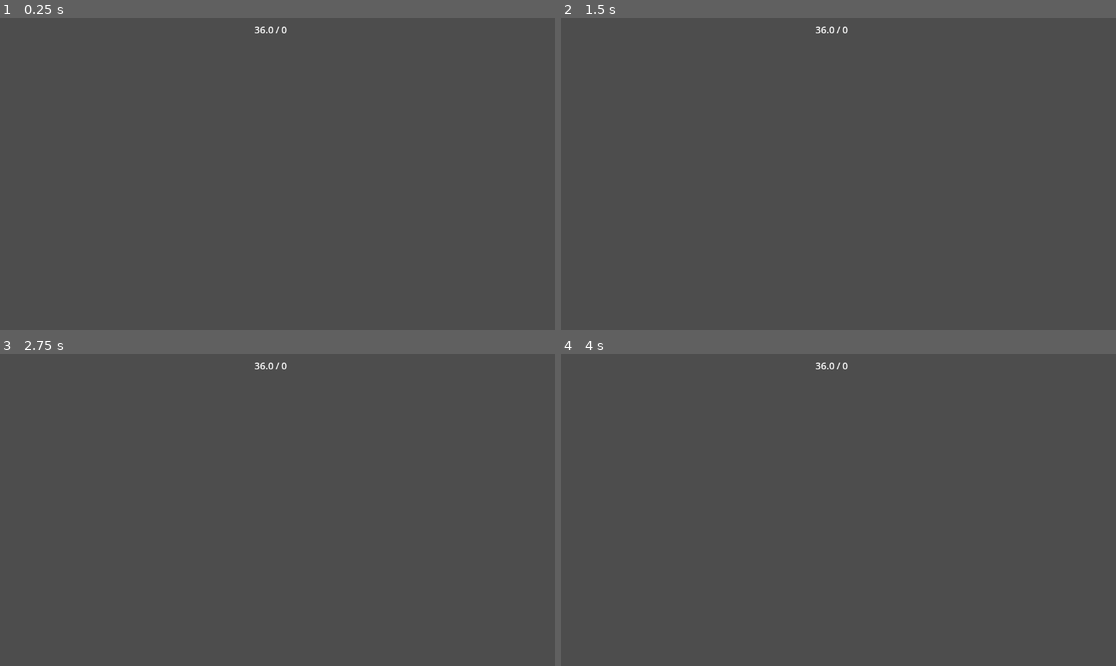
Above: before the commit, frames 1-4 (two rows, left to right).
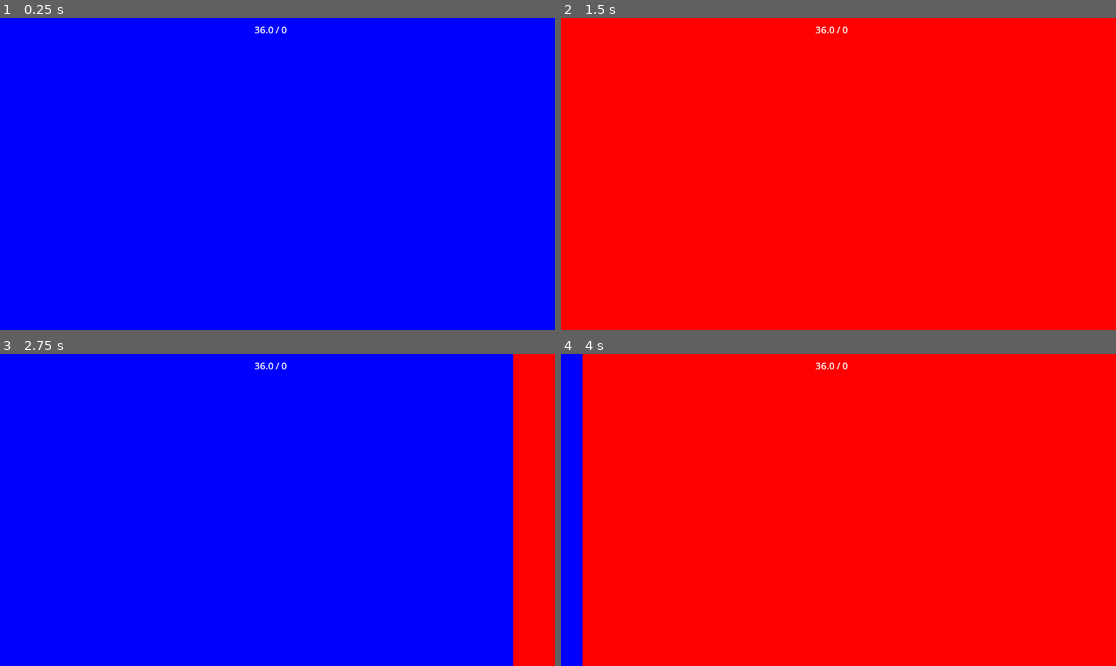
Above: after the commit, the same moments.

Repository: iceknith/Organ-Gambler-Full
Game: Godot game, scene res://src/game_scenes/main/main.tscn
Same seed, same stepped clock (60 frames per second), same inputs: the game is played once before the commit and once after it.
Inputs (mouse positions are in pixels of both pictures, inside the frame that each line leads up to):
- Up to frame 1 (0.25 s): no input
- Up to frame 2 (1.5 s): tap Enter (ui_accept) at 0.5, 0.6, 0.77, 1.07 s; move the mouse to (960, 158) at 0.52 s; hold D 0.53-1.25 s; click (960, 158) at 0.67 s; drag from (727, 189) to (810, 236) at 1.27 s
- Up to frame 3 (2.75 s): tap Enter (ui_accept) at 2, 2.3 s; move the mouse to (333, 441) at 2.02 s; hold D from 2.03 s (still down); tap Ctrl at 2.1 s
- Up to frame 4 (4 s): release D at 2.75 s; drag from (810, 572) to (672, 463) at 2.77 s; tap Enter (ui_accept) at 3.5, 3.77, 3.8 s; move the mouse to (1005, 556) at 3.52 s; hold Left from 3.53 s (still down); tap Y at 3.6 s

The runs differ from the first frame. In frame 1, 100% of the frame differs, in the area x 0-100%, y 0-100%; in frame 2, 100%; in frame 3, 100%; in frame 4, 100%.

Commit message:
implemented transition system

Diff:
--- /dev/null
+++ b/src/game_scenes/main/SceneTransitions/genericSceneTransition.gd
@@ -0,0 +1,20 @@
+class_name GenericSceneTransition extends SceneTransition
+
+@export var attribute:String
+@export var start_value:Variant
+@export var end_value:Variant
+
+func get_property() -> String:
+	return "position"
+
+func start_val() -> Variant:
+	return start_value
+
+func end_val() -> Variant:
+	return end_value
+
+func active_scene_start_val() -> Variant:
+	return start_value
+
+func active_scene_end_val() -> Variant:
+	return end_value
--- /dev/null
+++ b/src/game_scenes/main/SceneTransitions/movementSceneTransition.gd
@@ -0,0 +1,20 @@
+class_name MovementSceneTransition extends SceneTransition
+
+@export var transition_direction:Vector2
+
+func get_property() -> String:
+	return "position"
+
+func start_val() -> Variant:
+	var visibleRect:Rect2 = Main.main.get_viewport().get_visible_rect()
+	return visibleRect.size * transition_direction
+
+func end_val() -> Variant:
+	return Vector2.ZERO
+
+func active_scene_start_val() -> Variant:
+	return Vector2.ZERO
+
+func active_scene_end_val() -> Variant:
+	var visibleRect:Rect2 = Main.main.get_viewport().get_visible_rect()
+	return visibleRect.size *  (-transition_direction)
--- a/src/game_scenes/main/SceneTransitions/sceneTransitions.gd
+++ b/src/game_scenes/main/SceneTransitions/sceneTransitions.gd
@@ -1,4 +1,4 @@
-class_name SceneTransition extends Resource
+@abstract class_name SceneTransition extends Resource
 
 enum TransitionTypes {
 	OVERLAY,
@@ -7,9 +7,23 @@
 
 @export var scene:PackedScene
 @export var type:TransitionTypes
-@export var disable_previous_node_process:bool
 @export_category("Transition")
 @export var transition_ease:Tween.EaseType = Tween.EASE_IN_OUT
 @export var transition_type:Tween.TransitionType = Tween.TRANS_CIRC
 @export var transition_duration:float
-@export var transition_direction:Vector2
+@export_category("Invert Transition")
+@export var invert_transition_ease:Tween.EaseType = Tween.EASE_IN_OUT
+@export var invert_transition_type:Tween.TransitionType = Tween.TRANS_CIRC
+@export var invert_transition_duration:float
+
+# Functions
+@abstract func get_property() -> String
+@abstract func start_val() -> Variant
+@abstract func end_val() -> Variant
+@abstract func active_scene_start_val() -> Variant
+@abstract func active_scene_end_val() -> Variant
+
+func invert_start_val() -> Variant: return end_val()
+func invert_end_val() -> Variant: return start_val()
+func invert_active_scene_start_val() -> Variant: return active_scene_end_val()
+func invert_active_scene_end_val() -> Variant: return active_scene_start_val()
--- a/src/game_scenes/main/main.gd
+++ b/src/game_scenes/main/main.gd
@@ -3,14 +3,16 @@
 
 static var main:Main = null:
 	get():
-		if main == null: push_error("Main not instantiated !")
 		return main
-	set(new_main): return # Delete the set
+	set(new_main):
+		if main: return
+		else: main = new_main
 
 @export var scenes:Dictionary[String, SceneTransition]
 @export var firstScene:String
 var sceneHistory:Array[String]
 var tween:Tween
+var can_transition:bool = true
 
 # Initialization functions
 func _ready() -> void:
@@ -26,18 +28,105 @@
 
 		# If the scene is not the first, hide it
 		if sceneName != firstScene:
-			if (scene as Control) or (scene as Node2D) or (scene as Node3D):
-				scene.hide()
-			scene.process_mode = Node.PROCESS_MODE_DISABLED
+			hide(scene)
 
 		$GameScenes.add_child(scene)
-
+	# Add the first scene to the scene history
+	sceneHistory.append(firstScene)
 
 # Scene switching functions
 func switch_to_scene(sceneName:String, transition:SceneTransition = null) -> void:
 	# This function uses the default transition, except when transition is entered
 	# If transition is entered, the "scene" attribute is not used
-	pass
+	if !can_transition: push_warning("Another transition is ongoing !"); return
+	if sceneHistory.is_empty(): printerr("No history !"); return
+	if sceneName == sceneHistory[-1]: go_back(); return # If scene is already in focus, toggle it
+
+	var current_scene:Node = get_node("GameScenes/%s" % [sceneHistory[-1]])
+	var next_scene:Node = get_node("GameScenes/%s" % sceneName)
+	if !transition: transition = scenes.get(sceneName)
+
+	if !transition: printerr("No transitions associated with this scene !"); return
+
+	# The transition is validated
+	can_transition = false
+
+	# Setup the scene
+	next_scene.set(transition.get_property(), transition.start_val())
+	show(next_scene)
+	# Setup the tween
+	if tween: tween.kill()
+	tween = create_tween()
+	tween.set_ease(transition.transition_ease).set_trans(transition.transition_type)
+	tween.tween_property(next_scene, transition.get_property(),
+		transition.end_val(), transition.transition_duration)
+
+	# If the mode is "replace"
+	if transition.type == SceneTransition.TransitionTypes.REPLACE:
+		# Setup the parallel tween
+		tween.parallel().tween_property(current_scene, transition.get_property(),
+			transition.active_scene_end_val(), transition.transition_duration)
+	# Else, put the current scene over the previous one
+	elif next_scene.z_index <= current_scene.z_index:
+		next_scene.z_index = current_scene.z_index + 1
+
+	# At the end of the tween
+	await tween.finished
+	# Hide the current_scene if mode is replace
+	if transition.type == SceneTransition.TransitionTypes.REPLACE:
+		hide(current_scene)
+
+	# Register the scene name on the history
+	sceneHistory.push_back(sceneName)
+	can_transition = true
 
 func go_back(transition:SceneTransition = null) -> void:
-	pass
+	# This function uses the default transition, except when transition is entered
+	# If transition is entered, the "scene" attribute is not used
+	if !can_transition: push_warning("Another transition is ongoing !"); return
+	if (sceneHistory.is_empty()): printerr("No history !"); return
+	if (sceneHistory.size() < 2): printerr("Only one scene in history, can't operate"); return
+
+	var current_scene:Node = get_node("GameScenes/%s" % [sceneHistory[-1]])
+	var previous_scene:Node = get_node("GameScenes/%s" % [sceneHistory[-2]])
+	if !transition: transition = scenes.get(current_scene.name)
+
+	if !transition: printerr("No transitions associated with this scene !"); return
+
+	# The transition is validated
+	can_transition = false
+
+	# Setup the tween
+	if tween: tween.kill()
+	tween = create_tween()
+	tween.set_ease(transition.invert_transition_ease).set_trans(transition.invert_transition_type)
+
+	tween.tween_property(current_scene, transition.get_property(),
+		transition.invert_end_val(), transition.invert_transition_duration)
+
+	# If the mode is "replace"
+	if transition.type == SceneTransition.TransitionTypes.REPLACE:
+		# Setup the other scene
+		show(previous_scene)
+		# Setup the parallel tween
+		tween.parallel().tween_property(previous_scene, transition.get_property(),
+			transition.invert_active_scene_end_val(), transition.invert_transition_duration)
+
+	# At the end of the tween
+	await tween.finished
+	# If the mode is replace, hide the previous scene
+	if transition.type == SceneTransition.TransitionTypes.REPLACE:
+		hide(current_scene)
+	# remove the name from the history
+	sceneHistory.pop_back()
+	can_transition = true
+
+func hide(node:Node) -> void:
+	if (node as Control) or (node as Node2D) or (node as Node3D):
+		node.hide()
+	node.process_mode = Node.PROCESS_MODE_DISABLED
+
+func show(node:Node) -> void:
+	if (node as Control) or (node as Node2D) or (node as Node3D):
+		node.show()
+	node.process_mode = Node.PROCESS_MODE_INHERIT
--- a/src/game_scenes/main/main.tscn
+++ b/src/game_scenes/main/main.tscn
@@ -1,11 +1,51 @@
-[gd_scene load_steps=4 format=3 uid="uid://dutv72445v5ul"]
+[gd_scene load_steps=12 format=3 uid="uid://dutv72445v5ul"]
 
 [ext_resource type="Script" uid="uid://c7avgttkxqe1l" path="res://src/game_scenes/main/main.gd" id="1_b4anw"]
 [ext_resource type="PackedScene" uid="uid://6r4y1jj4bocd" path="res://src/game_scenes/overlay/overlay.tscn" id="2_3j4ov"]
+[ext_resource type="Script" uid="uid://0a1f5p2jiic5" path="res://src/game_scenes/main/SceneTransitions/sceneTransitions.gd" id="2_doc06"]
+[ext_resource type="PackedScene" uid="uid://dj2twajximn7o" path="res://src/test/testBlue.tscn" id="3_fjtip"]
 [ext_resource type="PackedScene" uid="uid://b0yybq7ngnwhv" path="res://src/test/test.tscn" id="3_rmpdw"]
+[ext_resource type="Script" uid="uid://n5ob7nt03h06" path="res://src/game_scenes/main/SceneTransitions/movementSceneTransition.gd" id="4_6wpp0"]
+[ext_resource type="PackedScene" uid="uid://8l472uxctylj" path="res://src/test/testOverlay.tscn" id="5_6wpp0"]
+[ext_resource type="PackedScene" uid="uid://cn1f4vij7q7mm" path="res://src/test/testRed.tscn" id="5_fjtip"]
+
+[sub_resource type="Resource" id="Resource_i8yr3"]
+script = ExtResource("4_6wpp0")
+transition_direction = Vector2(1, 0)
+scene = ExtResource("3_fjtip")
+type = 1
+transition_duration = 2.0
+metadata/_custom_type_script = "uid://n5ob7nt03h06"
+
+[sub_resource type="Resource" id="Resource_fjtip"]
+script = ExtResource("4_6wpp0")
+transition_direction = Vector2(0, -1)
+scene = ExtResource("5_6wpp0")
+transition_ease = 1
+transition_type = 9
+transition_duration = 1.0
+invert_transition_type = 10
+invert_transition_duration = 0.7
+metadata/_custom_type_script = "uid://n5ob7nt03h06"
+
+[sub_resource type="Resource" id="Resource_6wpp0"]
+script = ExtResource("4_6wpp0")
+transition_direction = Vector2(1, 0)
+scene = ExtResource("5_fjtip")
+type = 1
+transition_duration = 0.6
+invert_transition_type = 7
+invert_transition_duration = 1.0
+metadata/_custom_type_script = "uid://n5ob7nt03h06"
 
 [node name="Main" type="Node"]
 script = ExtResource("1_b4anw")
+scenes = Dictionary[String, ExtResource("2_doc06")]({
+"testBlue": SubResource("Resource_i8yr3"),
+"testOverlay": SubResource("Resource_fjtip"),
+"testRed": SubResource("Resource_6wpp0")
+})
+firstScene = "testBlue"
 
 [node name="Overlay" parent="." instance=ExtResource("2_3j4ov")]
 
--- a/src/game_scenes/overlay/overlay.tscn
+++ b/src/game_scenes/overlay/overlay.tscn
@@ -6,6 +6,7 @@
 font_size = 20
 
 [node name="Overlay" type="Control"]
+z_index = 4096
 layout_mode = 3
 anchors_preset = 15
 anchor_right = 1.0
--- a/src/test/test.gd
+++ b/src/test/test.gd
@@ -5,10 +5,11 @@
 	await get_tree().process_frame
 	await get_tree().process_frame
 
-	Player.add_organ(OrganLoader.get_object("HandDebug"))
-	Player.add_organ(OrganLoader.get_object("HandDebug"))
-	print(Player.get_attribute(Player.Attributes.COINS_TOSSED))
-	print(Player.get_attribute(Player.Attributes.ROUNDS))
-
 	Player.money += 6
 	Player.money *= 6
+
+func _process(delta: float) -> void:
+	if Input.is_action_just_pressed("ui_accept"):
+		Main.main.switch_to_scene("testRed")
+	if Input.is_action_just_pressed("ui_cancel"):
+		Main.main.switch_to_scene("testOverlay")
--- /dev/null
+++ b/src/test/testBlue.tscn
@@ -0,0 +1,18 @@
+[gd_scene format=3 uid="uid://dj2twajximn7o"]
+
+[node name="TestBlue" type="Control"]
+layout_mode = 3
+anchors_preset = 15
+anchor_right = 1.0
+anchor_bottom = 1.0
+grow_horizontal = 2
+grow_vertical = 2
+
+[node name="ColorRect" type="ColorRect" parent="."]
+layout_mode = 1
+anchors_preset = 15
+anchor_right = 1.0
+anchor_bottom = 1.0
+grow_horizontal = 2
+grow_vertical = 2
+color = Color(0, 0, 1, 1)
--- /dev/null
+++ b/src/test/testOverlay.tscn
@@ -0,0 +1,18 @@
+[gd_scene format=3 uid="uid://8l472uxctylj"]
+
+[node name="TestOverlay" type="Control"]
+layout_mode = 3
+anchors_preset = 15
+anchor_right = 1.0
+anchor_bottom = 1.0
+grow_horizontal = 2
+grow_vertical = 2
+
+[node name="ColorRect" type="ColorRect" parent="."]
+layout_mode = 1
+anchors_preset = 15
+anchor_right = 1.0
+anchor_bottom = 1.0
+grow_horizontal = 2
+grow_vertical = 2
+color = Color(0, 0, 0, 0.40392157)
--- /dev/null
+++ b/src/test/testRed.tscn
@@ -0,0 +1,18 @@
+[gd_scene format=3 uid="uid://cn1f4vij7q7mm"]
+
+[node name="TestRed" type="Control"]
+layout_mode = 3
+anchors_preset = 15
+anchor_right = 1.0
+anchor_bottom = 1.0
+grow_horizontal = 2
+grow_vertical = 2
+
+[node name="ColorRect" type="ColorRect" parent="."]
+layout_mode = 1
+anchors_preset = 15
+anchor_right = 1.0
+anchor_bottom = 1.0
+grow_horizontal = 2
+grow_vertical = 2
+color = Color(1, 0, 0, 1)
Not shown, added: src/game_scenes/main/SceneTransitions/genericSceneTransition.gd.uid
Not shown, added: src/game_scenes/main/SceneTransitions/movementSceneTransition.gd.uid
